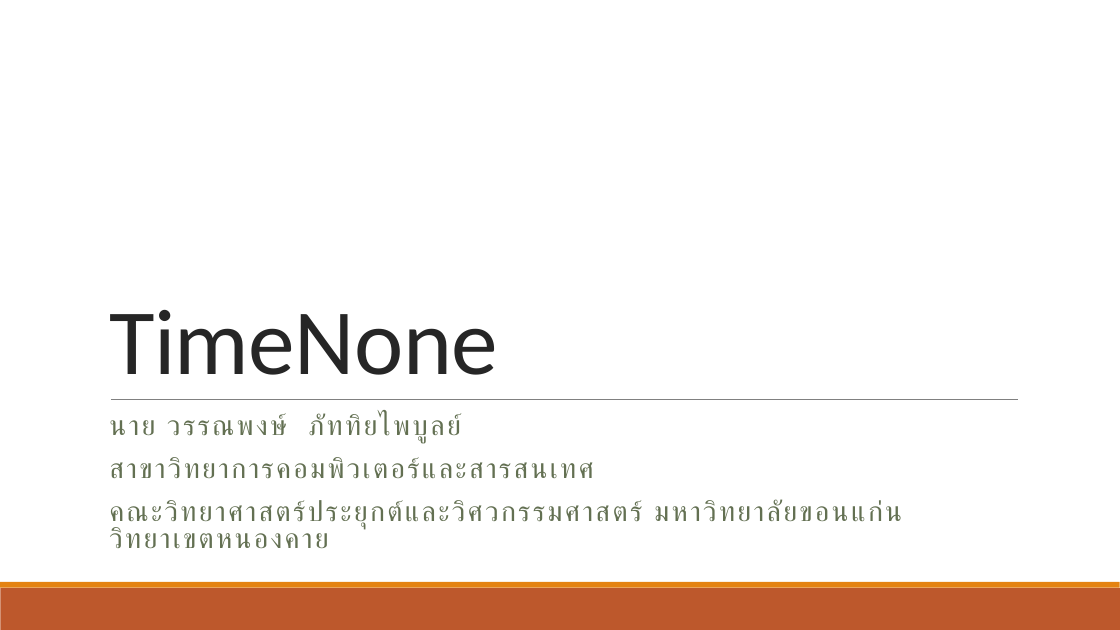
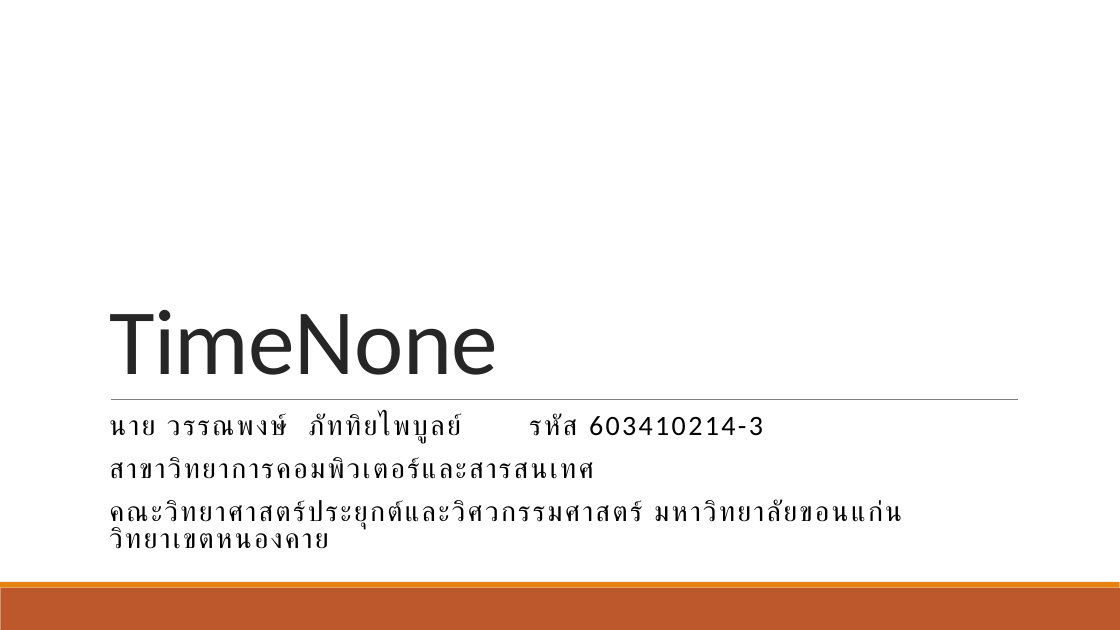
Before and after one commit to wannaphong/timenone, a slide deck: slide 1 of งานนำเสนอ.pptx. Drawn at 1120x630 pixels with LibreOffice and Linux fonts; fonts in the diff are those of the drawing. Boxes give left, top, right and bottom in pixels: in the first picture for what was removed or moved away, otherwise in the second. Text is boxed around its words. In the diff, an @@ line names an element or a change of style, - is before the commit and + after.

```diff
--- a/งานนำเสนอ.pptx
+++ b/งานนำเสนอ.pptx
@@ subtitle at (109,413,763,443): text changed; text colour #637052 to #000000 @@
-นาย วรรณพงษ์ ภัททิยไพบูลย์
+นาย วรรณพงษ์ ภัททิยไพบูลย์ รหัส 603410214-3
@@ subtitle at (109,457,902,549): text colour #637052 to #000000 in "สาขาวิทยาการคอมพิวเตอร์และสารสนเทศ", "คณะวิทยาศาสตร์ประยุกต์และวิศวกรรมศาสตร์ มหาวิทยาลัยขอนแก่น ว ..." @@
```
Also in this commit, not shown: 4 other slides changed, 10 slides added, 1 slide removed, 5 other files.
